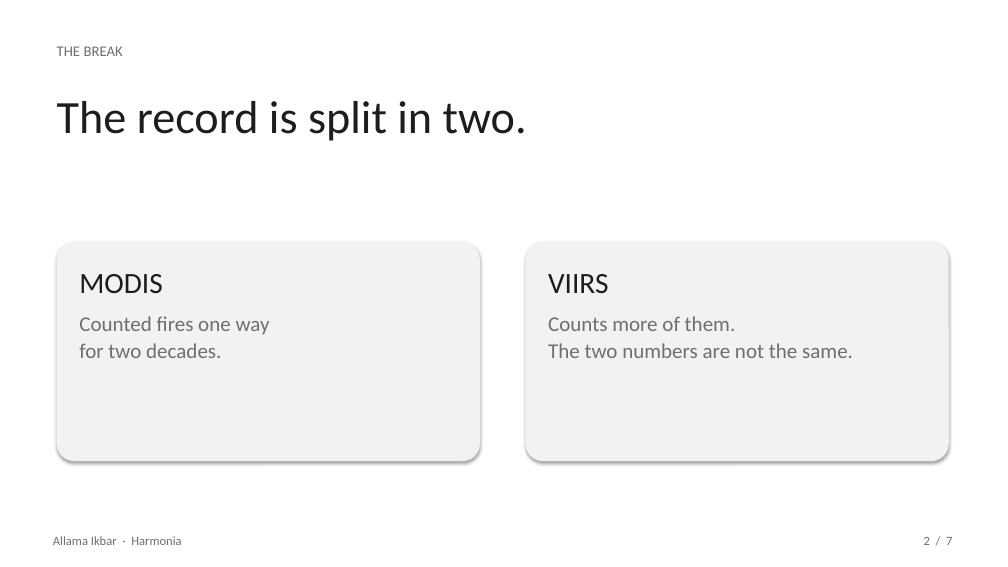
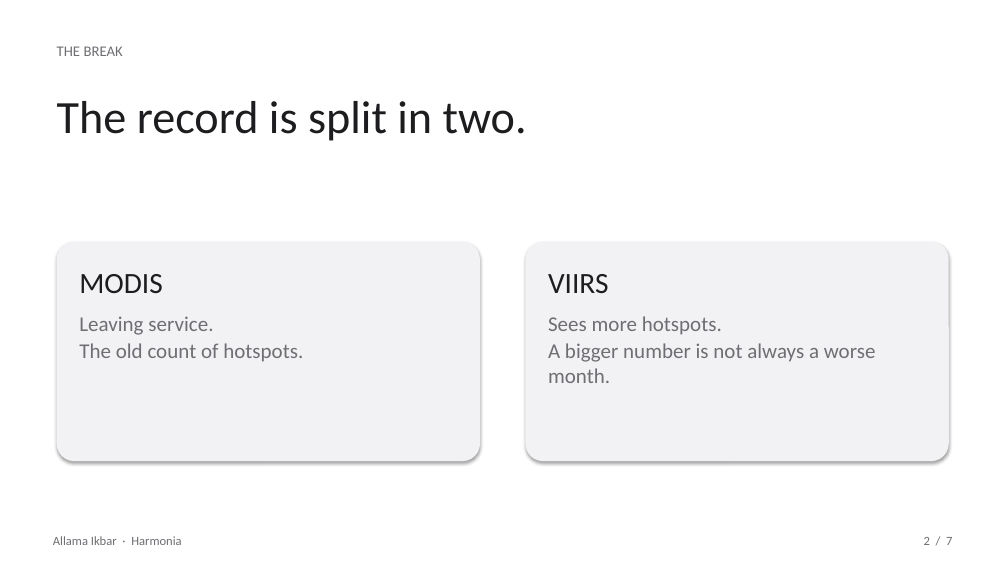
Before and after one commit to marjan-ahmed/harmonia-nsac26, a slide deck: slide 2 of public/Harmonia-Allama-Ikbar.pptx. Drawn at 1008x567 pixels with LibreOffice and Linux fonts; fonts in the diff are those of the drawing. Boxes give left, top, right and bottom in pixels: in the first picture for what was removed or moved away, otherwise in the second. Text is boxed around its words. In the diff, an @@ line names an element or a change of style, - is before the commit and + after.

```diff
--- a/public/Harmonia-Allama-Ikbar.pptx
+++ b/public/Harmonia-Allama-Ikbar.pptx
@@ text at box(79, 316, 303, 362): text changed @@
-Counted fires one way
-for two decades.
+Leaving service.
+The old count of hotspots.
@@ text at box(548, 316, 876, 383): text changed @@
-Counts more of them.
-The two numbers are not the same.
+Sees more hotspots.
+A bigger number is not always a worse month.
```
Also in this commit, not shown: 3 other slides changed, 2 other files.
